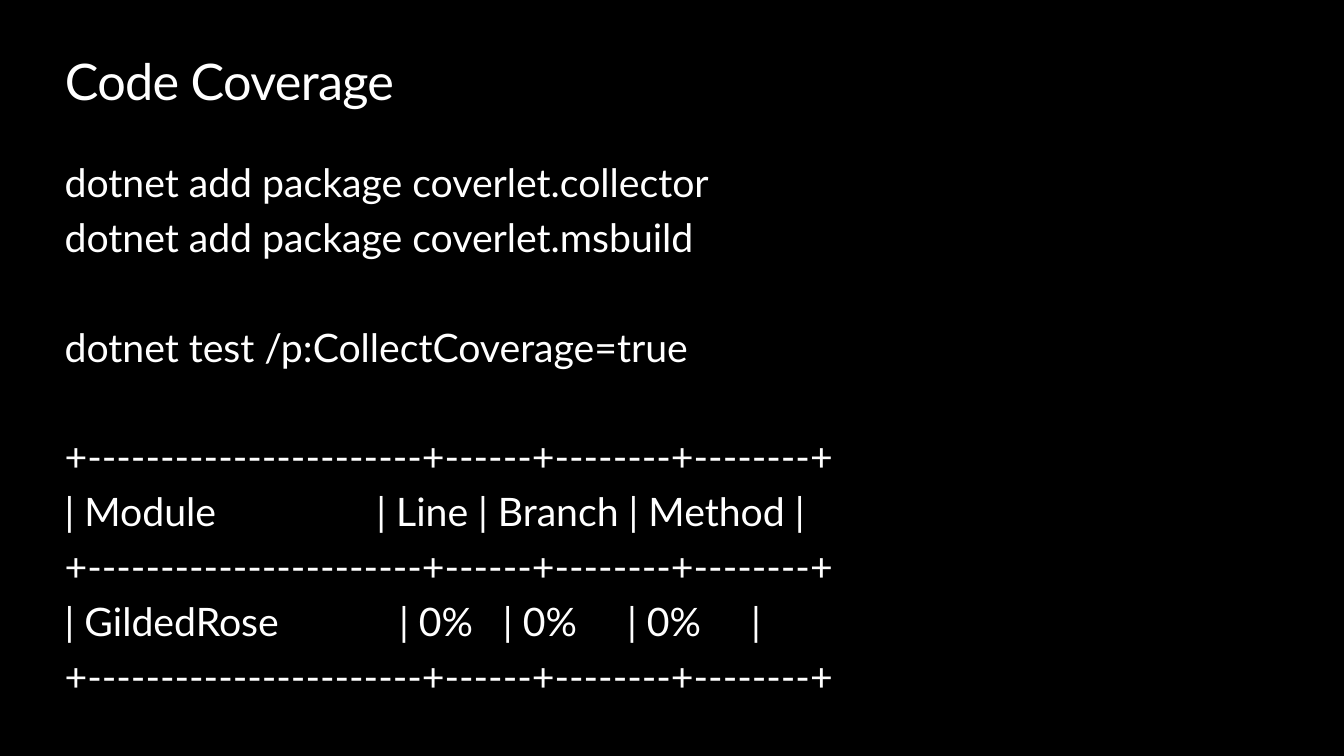
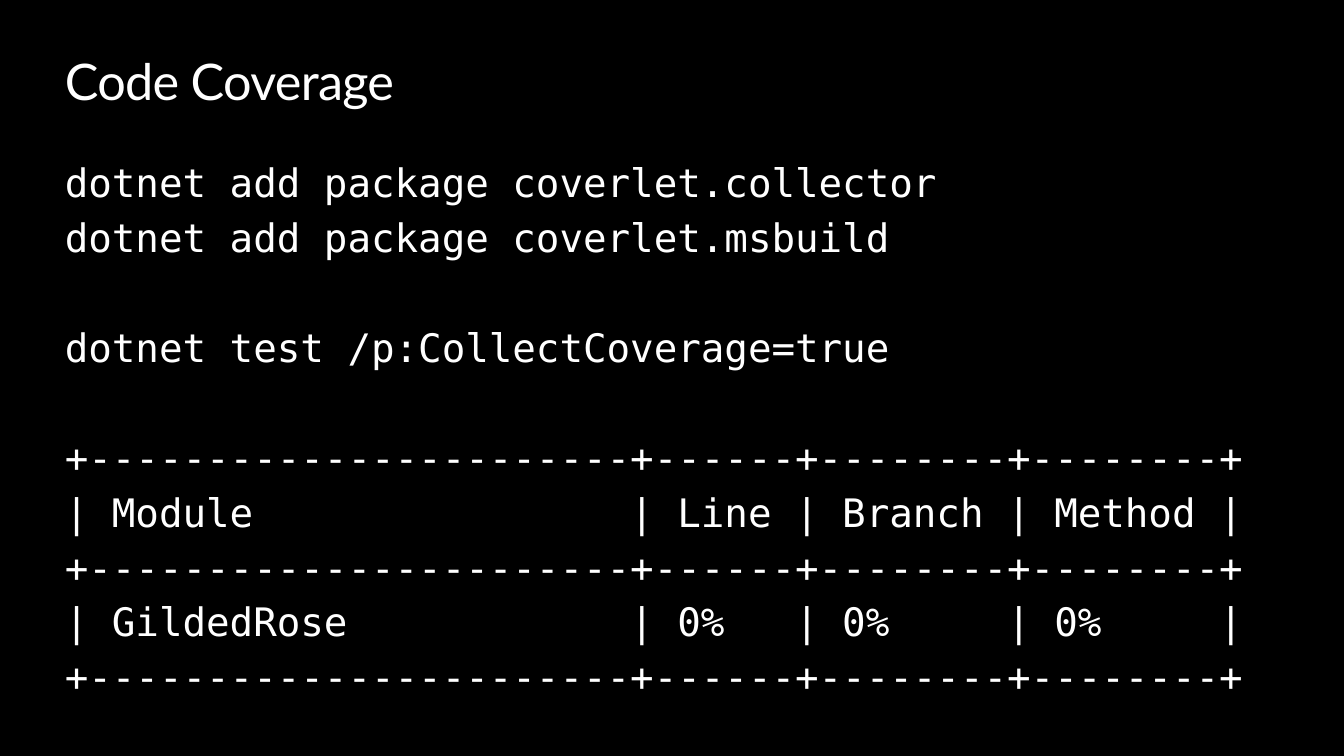
Before and after one commit to ondfisk/BDSA2020, a slide deck: slide 9 of Slides/Lecture08a - The Gilded Rose.pptx. Drawn at 1344x756 pixels with LibreOffice and Linux fonts; fonts in the diff are those of the drawing; background and template pictures are left out. Boxes give left, top, right and bottom in pixels: in the first picture for what was removed or moved away, otherwise in the second. Text is boxed around its words. In the diff, an @@ line names an element or a change of style, - is before the commit and + after.

```diff
--- a/Slides/Lecture08a - The Gilded Rose.pptx
+++ b/Slides/Lecture08a - The Gilded Rose.pptx
@@ text "dotnet add package coverlet.collector" at bbox=[65, 167, 1195, 637]: font Lato to DejaVu Sans Mono @@
```
Also in this commit, not shown: 2 other slides changed, 11 other files.
